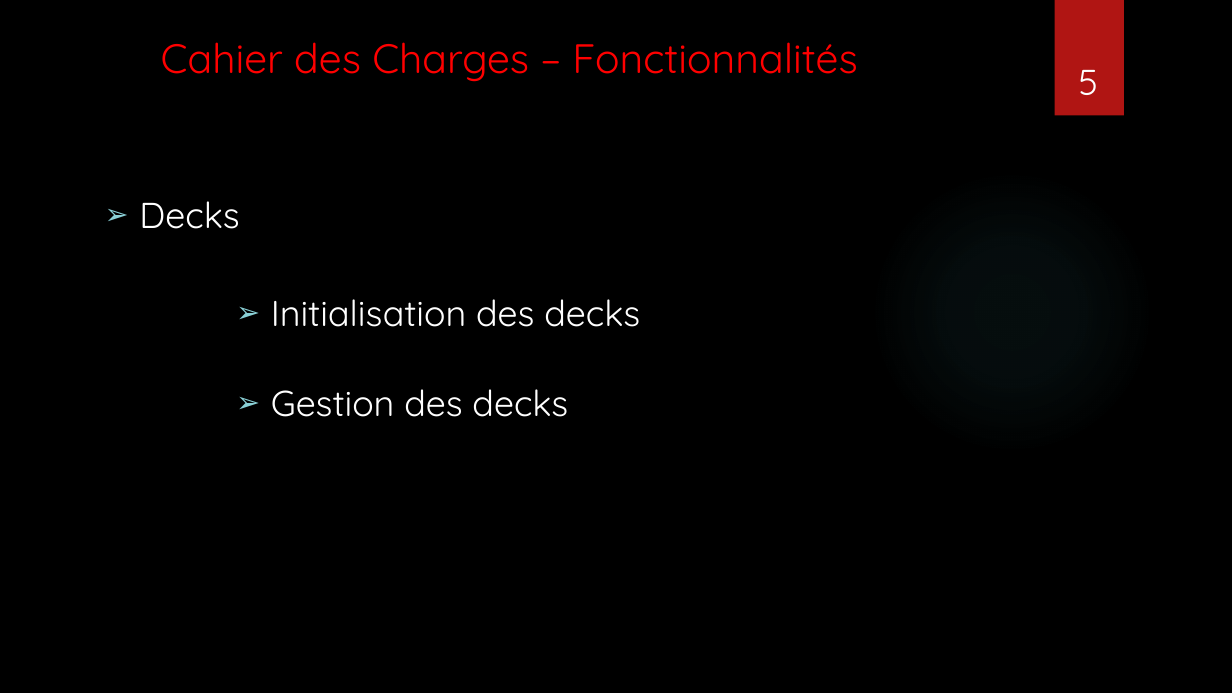
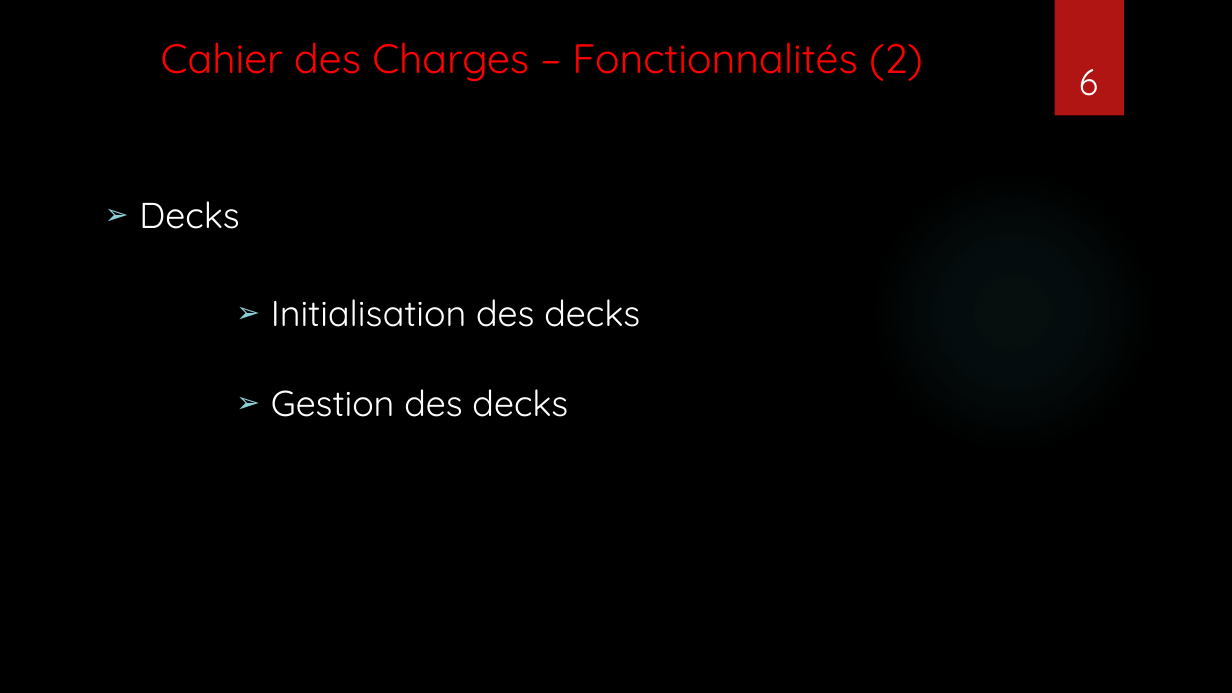
Before and after one commit to Vinspi/DropDaBomb, a slide deck: slide 6 of Documentation/PresentationPIA.pptx (slide 5 before the commit). Drawn at 1232x693 pixels with LibreOffice and Linux fonts; fonts in the diff are those of the drawing; background and template pictures are left out. Boxes give left, top, right and bottom in pixels: in the first picture for what was removed or moved away, otherwise in the second. Text is boxed around its words. In the diff, an @@ line names an element or a change of style, - is before the commit and + after.

```diff
--- a/Documentation/PresentationPIA.pptx
+++ b/Documentation/PresentationPIA.pptx
@@ title at <box>161,42,923,82</box>: text changed @@
-Cahier des Charges – Fonctionnalités
+Cahier des Charges – Fonctionnalités (2)
@@ page number at <box>1079,69,1098,96</box>: text changed @@
-5
+6
```
Also in this commit, not shown: 5 other slides changed, 1 slide added, 1 other file.
